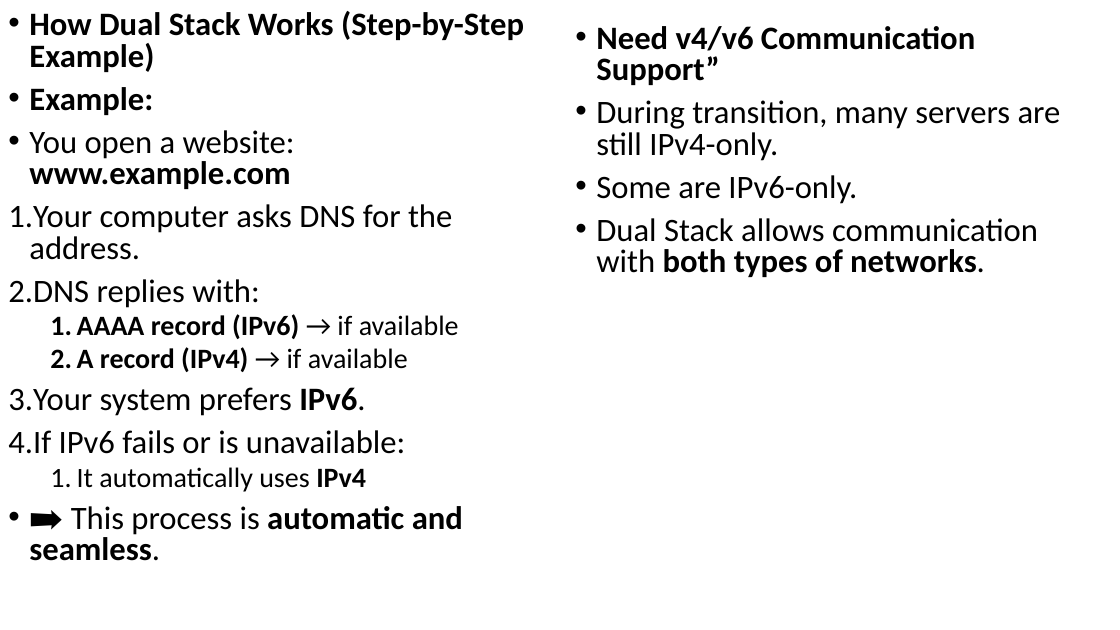
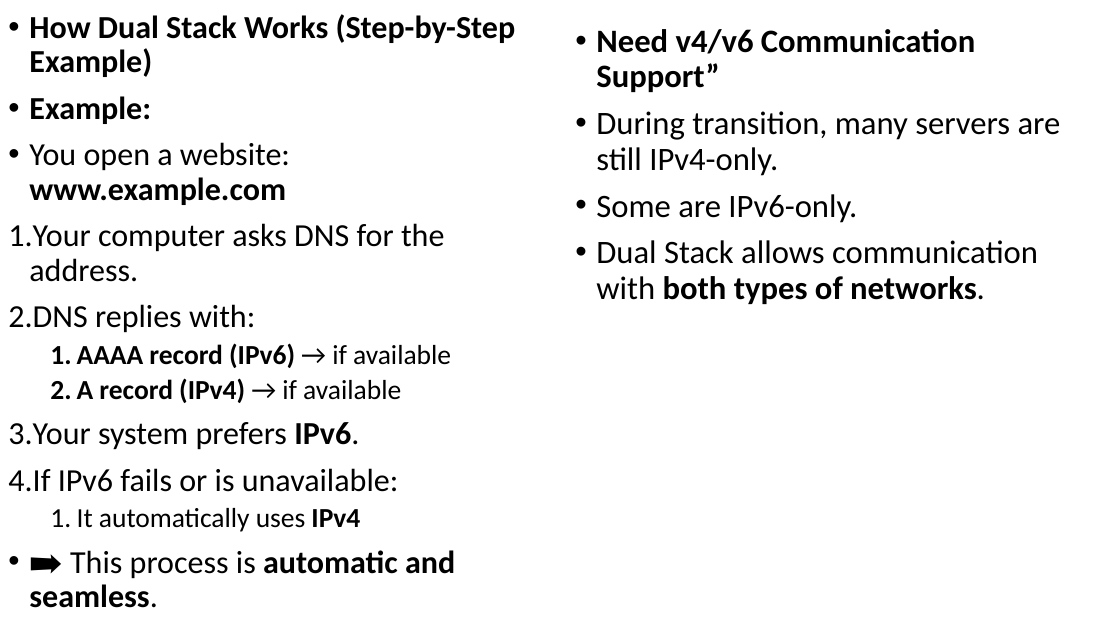
Before and after one commit to Mrcoderv/BCA-UnlimateNote-New, a slide deck: slide 22 of 5th sem/ComputerNetwork/Chapter new 6.pptx. Drawn at 1120x630 pixels with LibreOffice and Linux fonts; fonts in the diff are those of the drawing. Boxes give left, top, right and bottom in pixels: in the first picture for what was removed or moved away, otherwise in the second. Text is boxed around its words. In the diff, an @@ line names an element or a change of style, - is before the commit and + after.

```diff
--- a/5th sem/ComputerNetwork/Chapter new 6.pptx
+++ b/5th sem/ComputerNetwork/Chapter new 6.pptx
@@ text "How Dual Stack Works (Step-by-Step ..." at [8, 14, 516, 608]: size 28 to 27.5 pt in "How Dual Stack Works (Step-by-Step Example)", "Example:", "You open a website: www.example.com", "Your computer asks DNS for the address." and 4 more places; size 24 to 23.6 pt in "AAAA record (IPv6) → if available", "A record (IPv4) → if available", "It automatically uses IPv4"; line spacing 0.8 to 0.9 @@
@@ text "Need v4/v6 Communication Support”" at [596, 29, 1061, 304]: line spacing 0.8 to 0.9 @@
```
Also in this commit, not shown: 13 other slides changed, 47 other files.
